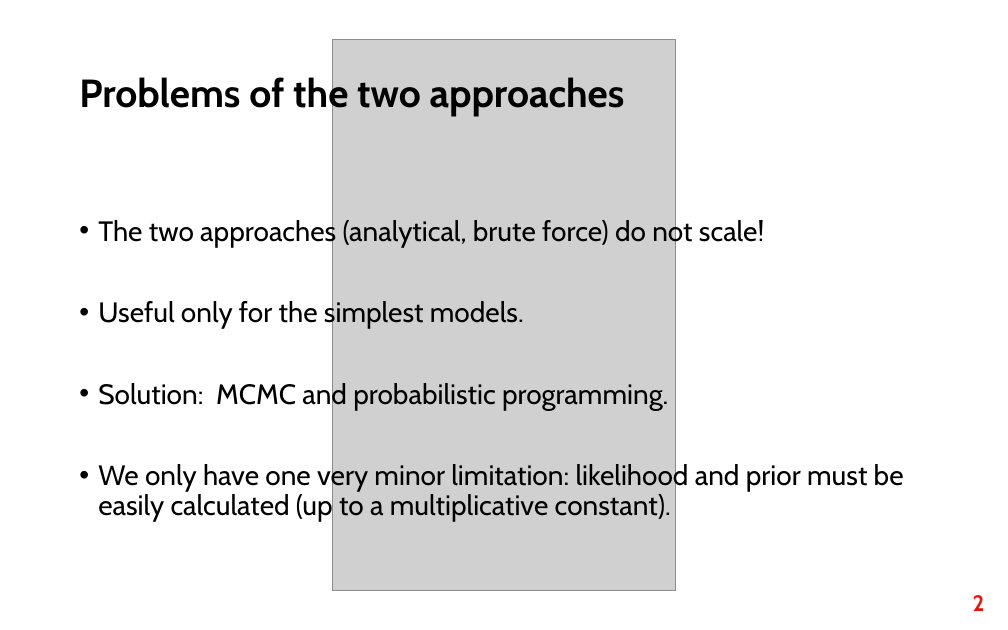
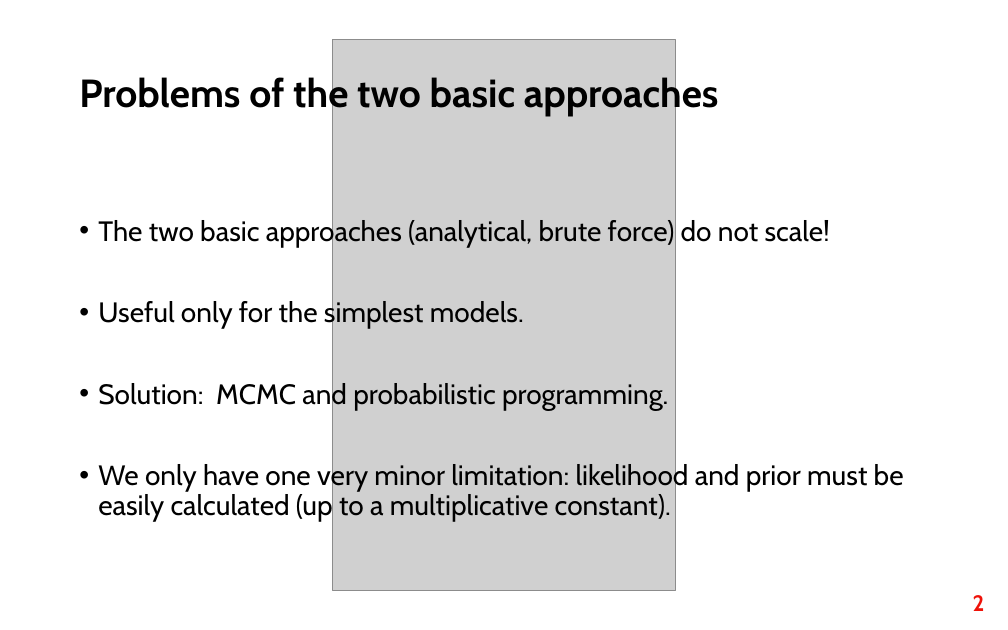
Before and after one commit to fri-datascience/course_bs, a slide deck: slide 2 of Session_02b_Probabilistic_programming/Probabilistic_programming.pptx. Drawn at 1008x630 pixels with LibreOffice and Linux fonts; fonts in the diff are those of the drawing; grey boxes stand for pictures. Boxes give left, top, right and bottom in pixels: in the first picture for what was removed or moved away, otherwise in the second. Text is boxed around its words. In the diff, an @@ line names an element or a change of style, - is before the commit and + after.

```diff
--- a/Session_02b_Probabilistic_programming/Probabilistic_programming.pptx
+++ b/Session_02b_Probabilistic_programming/Probabilistic_programming.pptx
@@ title at <box>79,73,719,116</box>: text changed @@
-Problems of the two approaches
+Problems of the two basic approaches
@@ text at <box>98,217,830,247</box>: text changed @@
-• The two approaches (analytical, brute force) do not scale!
+• The two basic approaches (analytical, brute force) do not scale!
```
Also in this commit, not shown: 5 other slides changed, 1 slide added, 1 slide removed, 24 other files.
